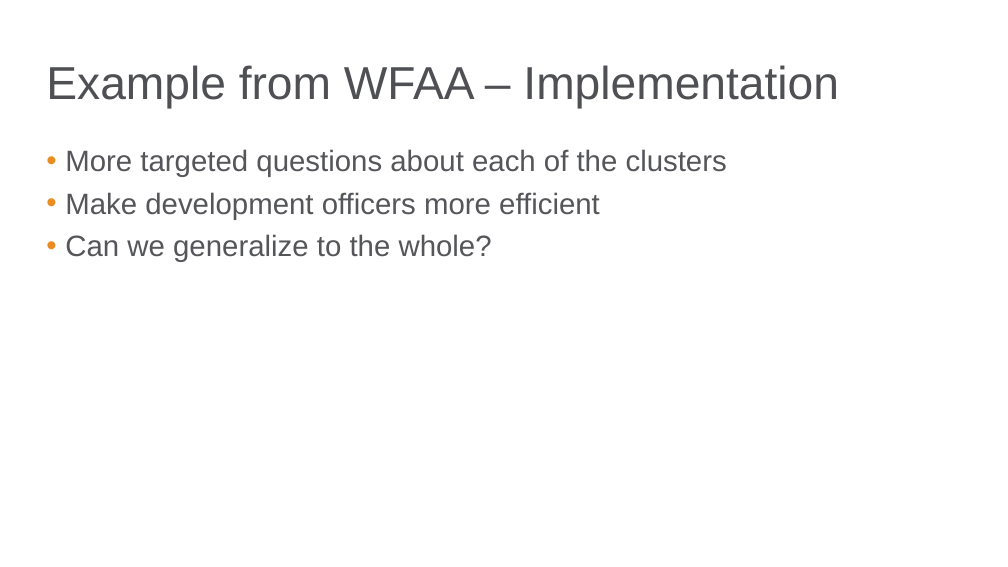
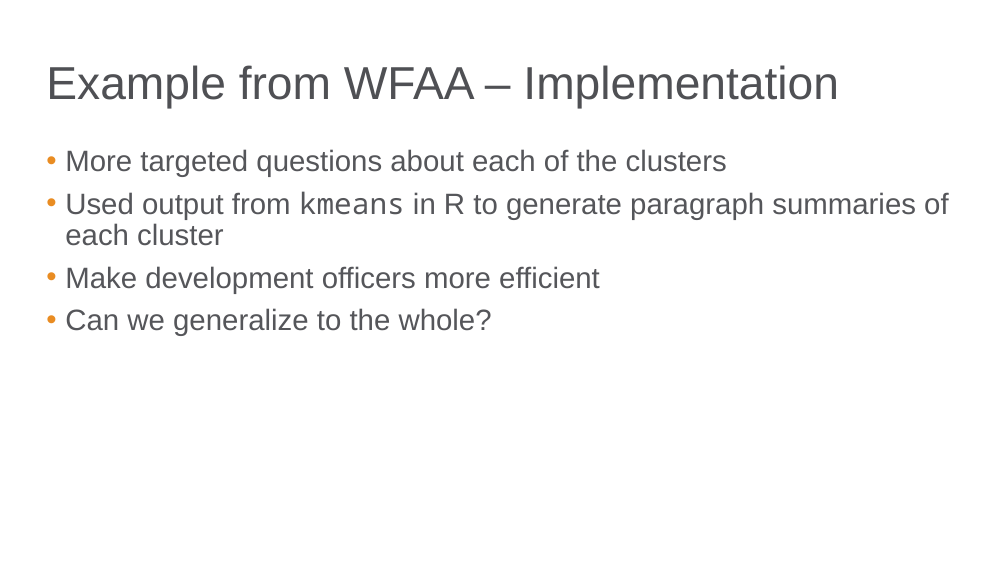
Before and after one commit to bgstieber/APRA-PD-DAS-2019, a slide deck: slide 19 of Generating Insights from Clustering Large Donors - BStieber APRA DAS19.pptx. Drawn at 1008x567 pixels with LibreOffice and Linux fonts; fonts in the diff are those of the drawing; background and template pictures are left out. Boxes give left, top, right and bottom in pixels: in the first picture for what was removed or moved away, otherwise in the second. Text is boxed around its words. In the diff, an @@ line names an element or a change of style, - is before the commit and + after.

```diff
--- a/Generating Insights from Clustering Large Donors - BStieber APRA DAS19.pptx
+++ b/Generating Insights from Clustering Large Donors - BStieber APRA DAS19.pptx
@@ text at (65, 191, 948, 246): paragraph added @@
+• Used output from kmeans in R to generate paragraph summaries of each cluster
```
Also in this commit, not shown: 4 other slides changed, 1 slide added, 1 slide removed.
